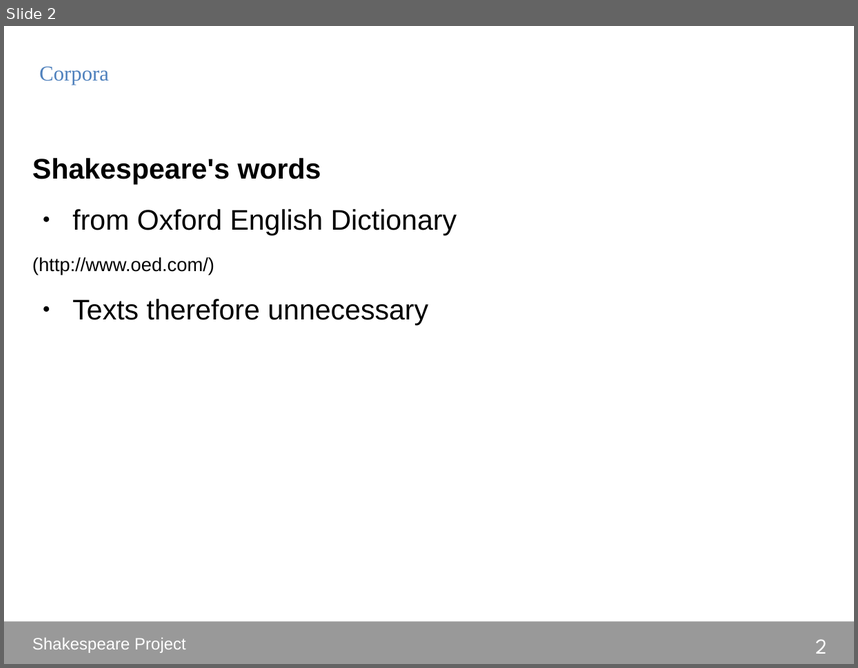
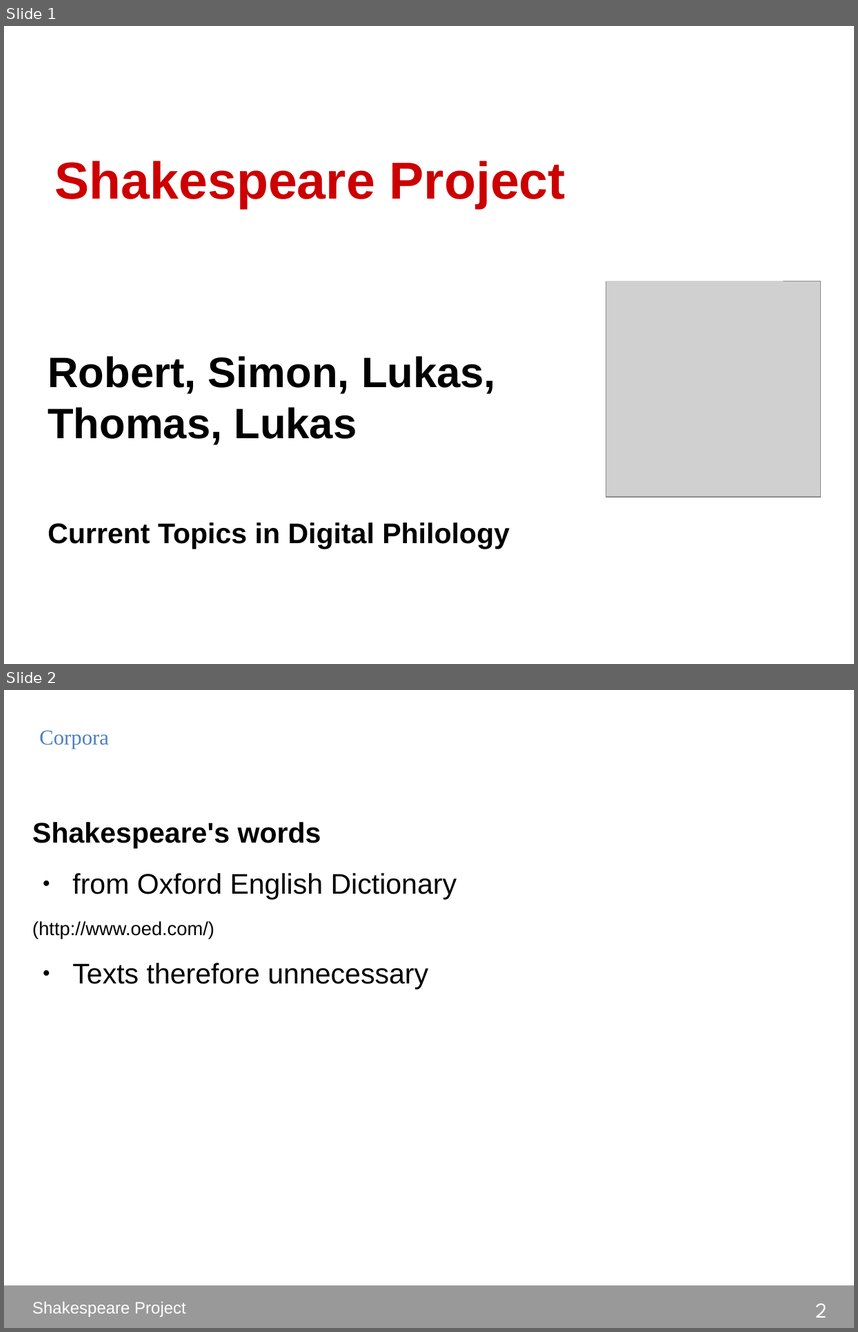
Before and after one commit to DHLeipzig-CurrentTopics-SS2014/shakespeare_project, a slide deck: presentation/presentation.odp. Shown one above the other, each under a label of ours: slide 2 before the commit, slides 1 and 2 after it. The pictures are 858x668 and 858x1332 pixels, drawn with LibreOffice and Linux fonts; fonts in the diff are those of the drawing; grey boxes stand for pictures. Boxes give left, top, right and bottom in pixels: in the first picture for what was removed or moved away, otherwise in the second. Text is boxed around its words. In the diff, an @@ line names an element or a change of style, - is before the commit and + after.

```diff
--- a/presentation/presentation.odp
+++ b/presentation/presentation.odp
@@ slide 1 added at [4, 26, 854, 664], background #FFFFFF @@
@@ text added at [55, 161, 566, 209], 44 pt, text #CC0000, bold @@
+Shakespeare Project
@@ picture added at [606, 281, 820, 497] @@
@@ text added at [47, 356, 510, 548], 36 pt, text #000000, bold @@
+Robert, Simon, Lukas,
+Thomas, Lukas
+Current Topics in Digital Philology
```
Also in this commit, not shown: 1 slide removed.
